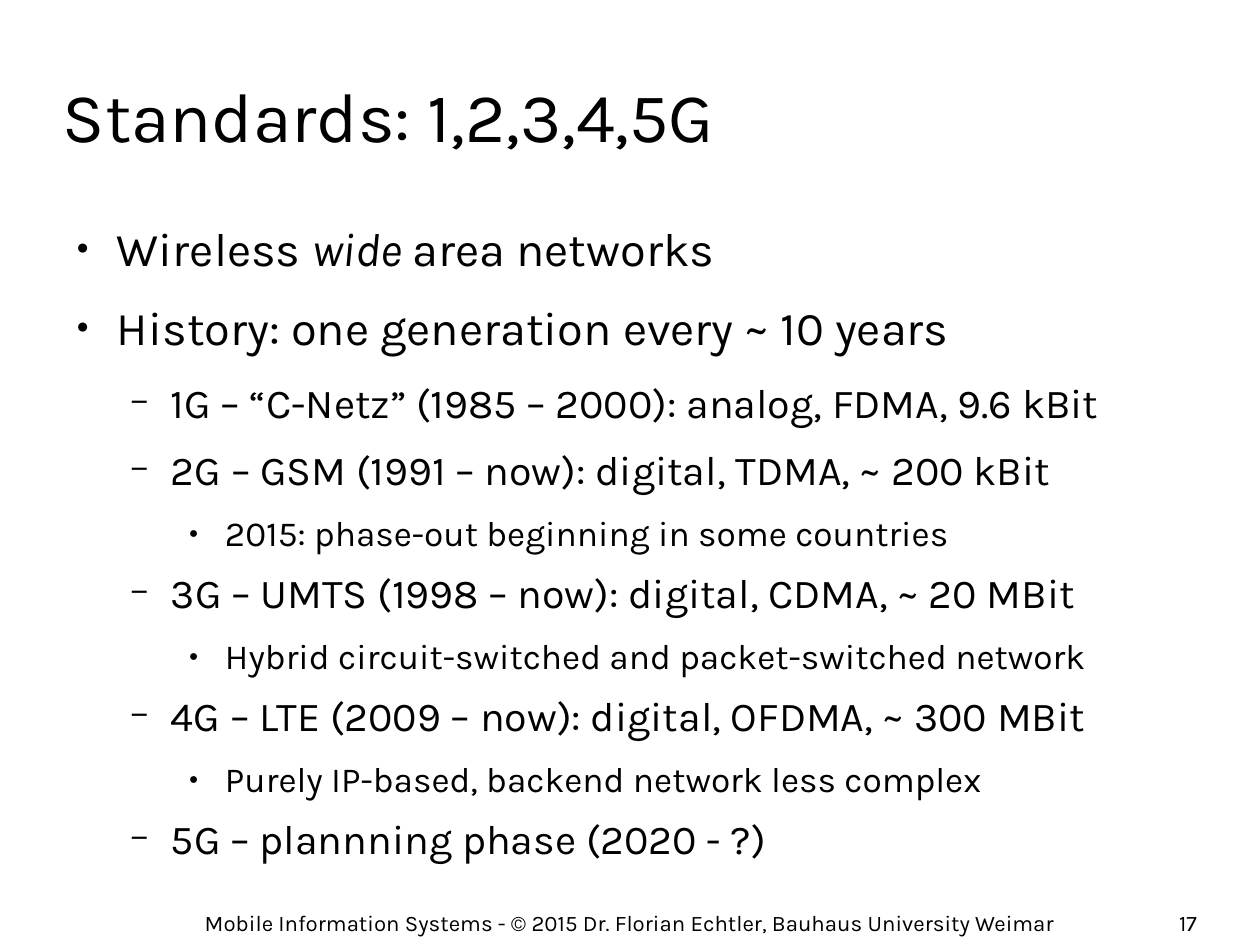
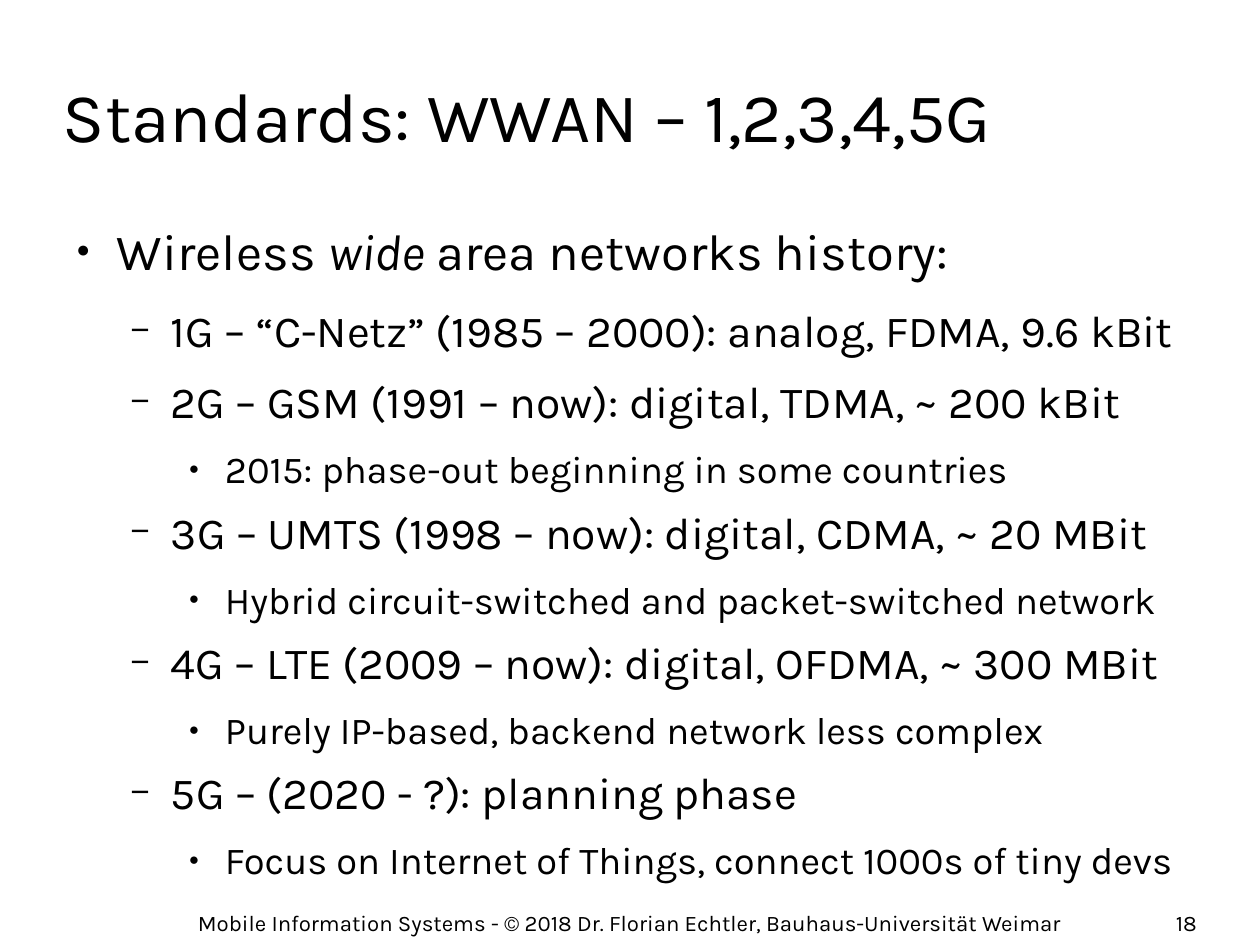
Before and after one commit to floe/mobile-information-systems, a slide deck: slide 18 of 03-networks-and-location.odp (slide 17 before the commit). Drawn at 1260x945 pixels with LibreOffice and Linux fonts; fonts in the diff are those of the drawing; background and template pictures are left out. Boxes give left, top, right and bottom in pixels: in the first picture for what was removed or moved away, otherwise in the second. Text is boxed around its words. In the diff, an @@ line names an element or a change of style, - is before the commit and + after.

```diff
--- a/03-networks-and-location.odp
+++ b/03-networks-and-location.odp
@@ title at (63, 94, 990, 150): text changed @@
-Standards: 1,2,3,4,5G
+Standards: WWAN – 1,2,3,4,5G
@@ text at (117, 235, 948, 282): text changed; size 29.6 to 32 pt @@
-● Wireless wide area networks
-● History: one generation every ~ 10 years
+● Wireless wide area networks history:
@@ text at (171, 315, 1173, 754): size 25.9 to 28 pt in "1G – “C-Netz” (1985 – 2000): analog, ...", "2G – GSM (1991 – now): digital, ...", "3G – UMTS (1998 – now): digital, ...", "4G – LTE (2009 – now): digital, ..."; size 22.2 to 24 pt in "2015: phase-out beginning in some countries", "Hybrid circuit-switched and packet-switched network", "Purely IP-based, backend network less complex" @@
@@ text at (171, 777, 1172, 884): text changed; size 25.9 to 24 pt @@
-  − 5G – plannning phase (2020 - ?)
+  − 5G – (2020 - ?): planning phase
+    ● Focus on Internet of Things, connect 1000s of tiny devs
@@ text at (198, 915, 1060, 937): text changed @@
-Mobile Information Systems - © 2015 Dr. Florian Echtler, Bauhaus University Weimar
+Mobile Information Systems - © 2018 Dr. Florian Echtler, Bauhaus-Universität Weimar
@@ page number at (1176, 917, 1197, 932): text changed @@
-17
+18
```
Also in this commit, not shown: 68 other slides changed, 3 slides added, 2 other files.
